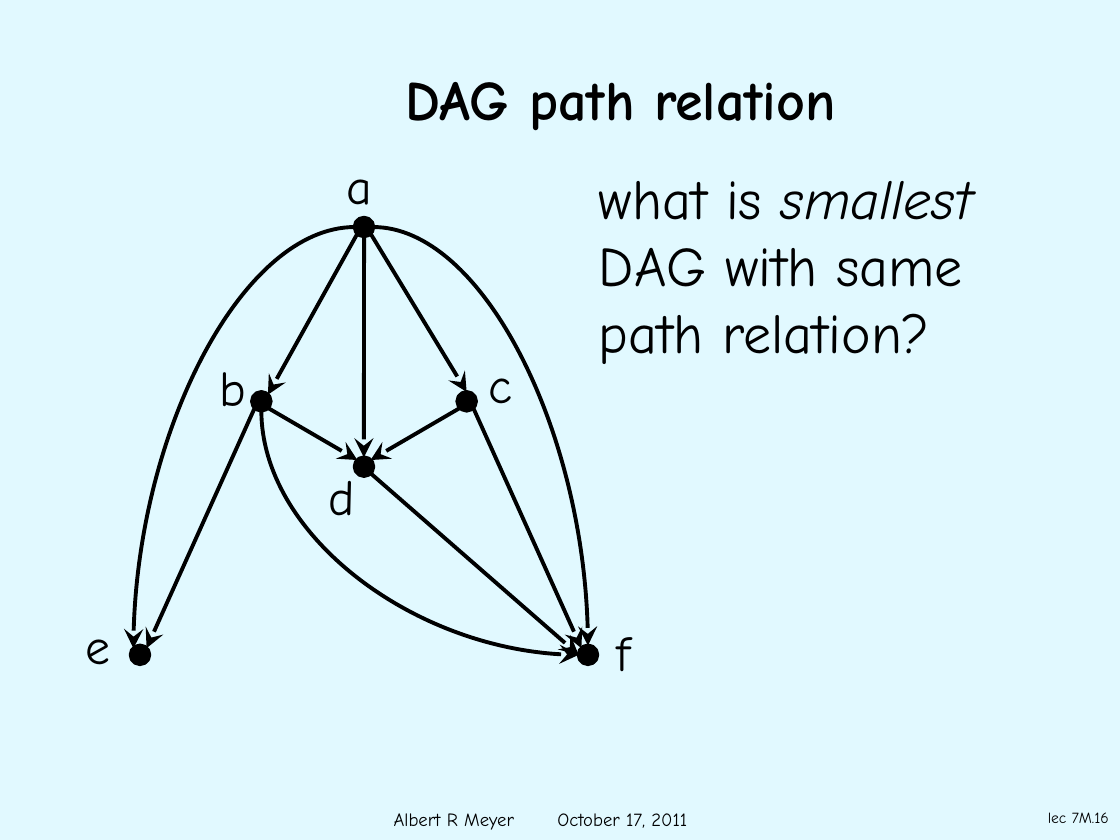
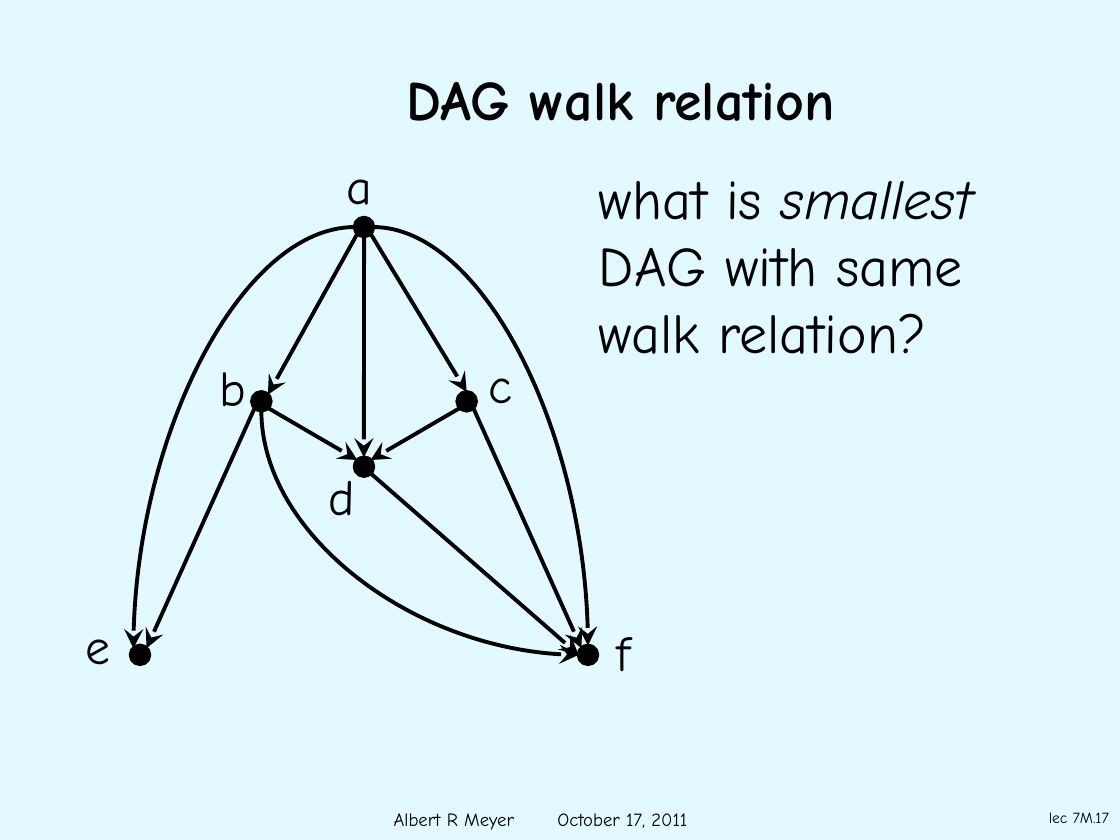
Before and after one commit to armeyer/mcs_web, a slide deck: slide 17 of fall11/slidesF11/slides7m.pptx (slide 16 before the commit). Drawn at 1120x840 pixels with LibreOffice and Linux fonts; fonts in the diff are those of the drawing; background and template pictures are left out. Boxes give left, top, right and bottom in pixels: in the first picture for what was removed or moved away, otherwise in the second. Text is boxed around its words. In the diff, an @@ line names an element or a change of style, - is before the commit and + after.

Commit message:
typo slides7m

```diff
--- a/fall11/slidesF11/slides7m.pptx
+++ b/fall11/slidesF11/slides7m.pptx
@@ title at bbox=[406, 82, 835, 121]: text changed @@
-DAG path relation
+DAG walk relation
@@ text at bbox=[599, 313, 926, 354]: text changed @@
-path relation?
+walk relation?
@@ page number at bbox=[1049, 812, 1109, 823]: text changed @@
-lec 7M.16
+lec 7M.17
```
Also in this commit, not shown: 2 other slides changed, 1 slide added, 15 slides removed.
